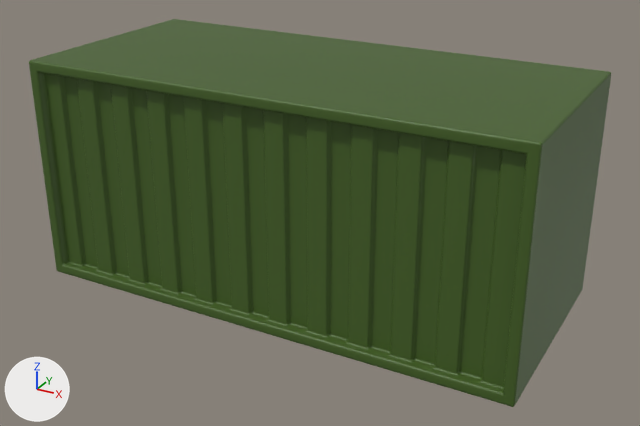
Before and after pictures for a commit that changed the Blender file data/Assets/Meshes/Parts/Crate 2.blend.
Camera for both pictures: a 50 mm camera at (7.65, -13.66, 6.16) aimed at (0.23, -0.17, -0.59). Arrows for +X, +Y and +Z are at lower left; the lights stay in place.
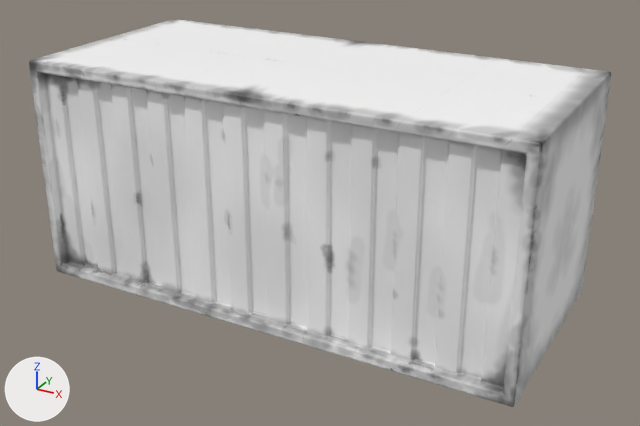
The change, as a diff of the scene's bpy script:
```diff
--- a/data/Assets/Meshes/Parts/Crate 2.blend.py
+++ b/data/Assets/Meshes/Parts/Crate 2.blend.py
@@ img_tex_crate_mask @@
+img_tex_crate_mask = load_image('tex_crate_mask', '../../Textures/tex_crate_mask.png', 1024, 1024, 'sRGB')
@@ mat_mat_box @@
 mat_mat_box = principled_material('mat_box')
-mat_mat_box.base_color = (0.0584, 0.119, 0.0167)  # dark green #446123
+mat_mat_box.texture = img_tex_crate_mask
@@ me_cube_054 @@
 me_cube_054.from_pydata(...)  # 236 vertices, 211 faces; spans x -4.79..4.79, y -2.18..0.0, z -2.18..2.18
 # used by ob_box_001; location = (0.0, 0.0, 0.0)
+# me_cube_054 part 1: texture (UV) coordinates of 211 of 211 faces, centred in x -4.79..4.79, y -2.18..-1.09, z -2.18..2.18, changed; they spanned u 0.12..0.88, v 0.0..1.0 and now span u 0.0..1.0, v 0.0..1.0
 me_cube_054.materials.append(mat_mat_box)
```

Location of each change, (x1, y1, x2, y2) in pixels of the pictures (640 x 426 px):
'Box.001', surface changed (green to grey)
    both: (29, 19, 611, 407)
